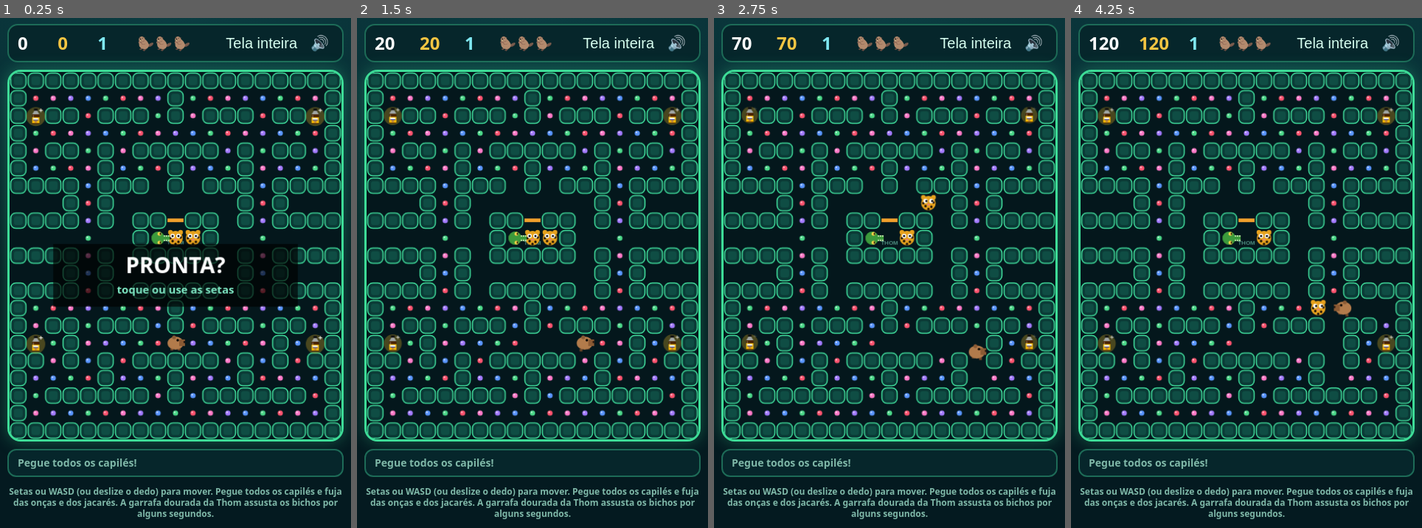
Above: before the commit, frames 1-4 (left to right).
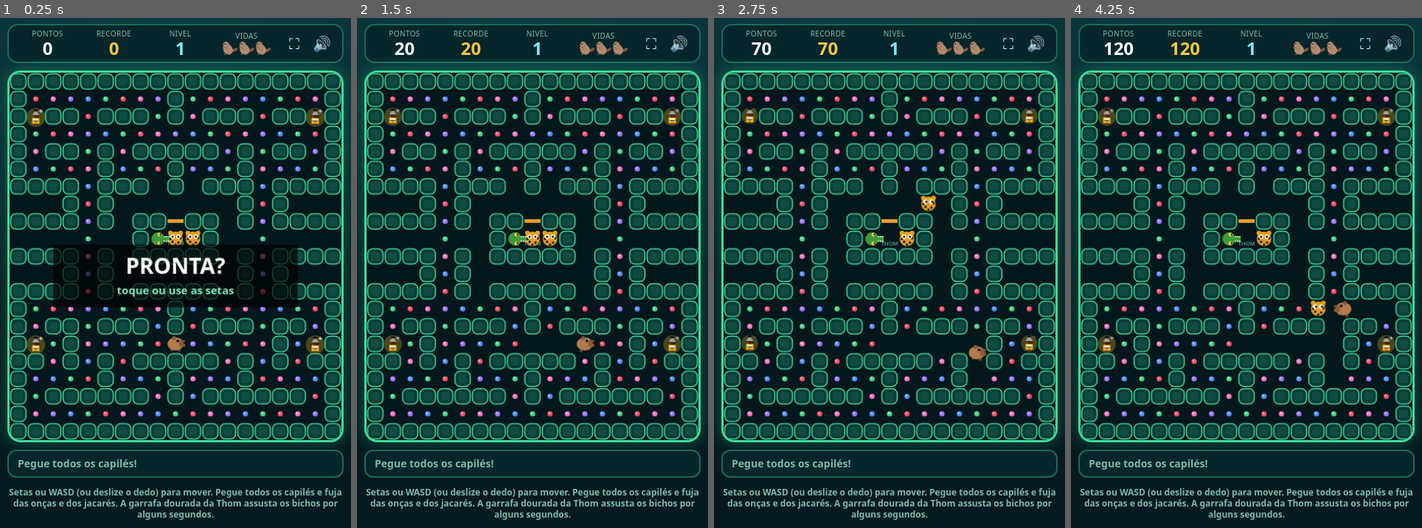
Above: after the commit, the same moments.

Repository: joao-vict0r/Games_Thom
Game: browser game, page index.html
Same seed, same stepped clock (60 frames per second), same inputs: the game is played once before the commit and once after it.
Inputs (mouse positions are in pixels of both pictures, inside the frame that each line leads up to):
- Up to frame 1 (0.25 s): no input
- Up to frame 2 (1.5 s): click (532, 257) at 0.27 s; hold Right from 1.03 s (still down); click (532, 293) at 1.07 s; tap Space at 1.1 s
- Up to frame 3 (2.75 s): release Right at 1.53 s; hold Down 1.58-1.85 s; tap Space at 1.6, 2.1, 2.6 s; click (822, 216) at 1.67 s; hold Left 1.9-2.47 s; click "Tela inteira" (after the commit: "⛶") at 2.02 s; click (956, 201) at 2.27 s; hold Up from 2.52 s (still down)
- Up to frame 4 (4.25 s): release Up at 2.82 s; click (1295, 329) at 2.87 s; hold Right 2.87-3.53 s; tap Space at 3.1, 3.6, 4.1 s; click (1162, 349) at 3.47 s; hold Up 3.58-3.82 s; hold Left from 3.87 s (still down); click (1246, 181) at 4.07 s

The runs differ from the first frame. In frame 1, 15% of the frame differs, in the area x 2-98%, y 2-99%; in frame 2, 16%; in frame 3, 16%; in frame 4, 16%.

Commit message:
ajustado tela inteira no app

Diff:
--- a/capi-man-thom.css
+++ b/capi-man-thom.css
@@ -5,13 +5,22 @@
 *{box-sizing:inherit}
 html,body{min-height:100%;margin:0}
 body{min-height:100dvh;background:radial-gradient(120% 70% at 50% 0,#0b3d42,transparent 70%) no-repeat var(--bg);color: …(329 unchanged characters)…
-#sc{color:#fff}#hs{color:#f5c542}#lv{color:#7fe8f2}#vd{font-size:18px;letter-spacing:2px;min-width:3.2em}
-#hud{display:flex;align-items:center;justify-content:space-between;width:min(100%,456px);padding:6px 12px;border:2px solid #1d6b57;border-radius:14px;background:#06262b;font:700 clamp(20px,6vw,24px)/1 Fredoka,"Trebuchet MS",system-ui,sans-serif;flex-shrink:0}
+#sc{color:#fff}#hs{color:#f5c542}#lv{color:#7fe8f2}#vd{font-size:clamp(12px,4vw,18px);letter-spacing:0;min-width:0}
+#hud{display:grid;grid-template-columns:repeat(4,minmax(0,1fr)) auto;align-items:center;gap:5px;width:min(100%,456px);padding:6px 10px;border:2px solid #1d6b57;border-radius:14px;background:#06262b;font:700 clamp(20px,6vw,24px)/1 Fredoka,"Trebuchet MS",system-ui,sans-serif;flex-shrink:0}
+#hud> b,#hud>span:not(#hud-actions){display:flex;flex-direction:column;align-items:center;justify-content:center;min-width:0;line-height:1;white-space:nowrap}
+#hud> b::before,#hud>#vd::before{font-size:clamp(7px,2.2vw,10px);font-weight:500;line-height:1;color:var(--mut);letter-spacing:.04em;margin-bottom:3px}
+#sc::before{content:'PONTOS'}
+#hs::before{content:'RECORDE'}
+#lv::before{content:'NIVEL'}
+#vd::before{content:'VIDAS'}
+#sc,#hs,#lv,#vd{overflow:hidden;text-overflow:ellipsis}
 #bar{display:flex;align-items:center;justify-content:space-between;gap:10px;width:min(100%,456px);min-height:38px;padding:6px 12px;border:2px solid #1d6b57;border-radius:12px;background:#06262b;color:var(--mut);font-size:clamp(11px,3.3vw,14px);flex-shrink:0}
 #bar.on{color:#ffd24a;border-color:#f5c542;box-shadow:0 0 14px #f5c54255}
 #cd{font-size:22px;color:#ffd24a}
-#hud-actions{display:flex;align-items:center;gap:6px}
-#fs,#mu{background:none;border:0;min-width:36px;min-height:36px;padding:6px;font-size:20px;line-height:1;color:var(--fg);cursor:pointer;touch-action:manipulation}
+#hud-actions{display:flex;align-items:center;gap:3px}
+#fs,#mu{background:none;border:0;min-width:34px;min-height:34px;padding:5px;font-size:20px;line-height:1;color:var(--fg);cursor:pointer;touch-action:manipulation}
+#fs{font-size:0}
+#fs::before{content:'⛶';font-size:20px}
 #fs:focus-visible,#mu:focus-visible{outline:2px solid #f5c542;outline-offset:2px;border-radius:5px}
 canvas{display:block;width:min(100%,456px,calc((100dvh - 170px)*.9047));height:auto;background:#04171c;border:3px solid #3ddc97;border-radius:18px;box-shadow:0 0 22px #3ddc9755;touch-action:none}
 p{margin:2px 0 0;color:var(--mut);font-size:clamp(10px,2.8vw,12px);line-height:1.25;text-align:center;max-width:456px;flex-shrink:0}
--- a/capi-man-thom.js
+++ b/capi-man-thom.js
@@ -234,7 +234,8 @@
 function updateFullscreenButton(){
   if(!fsButton)return;
   const active=isFullscreen();
-  fsButton.textContent=active?'Sair da tela inteira':'Tela inteira';
+  fsButton.textContent='⛶';
+  fsButton.title=active?'Sair da tela inteira':'Tela inteira';
   fsButton.setAttribute('aria-label',active?'Sair da tela inteira':'Entrar em tela inteira');
   fsButton.setAttribute('aria-pressed',String(active));
 }
